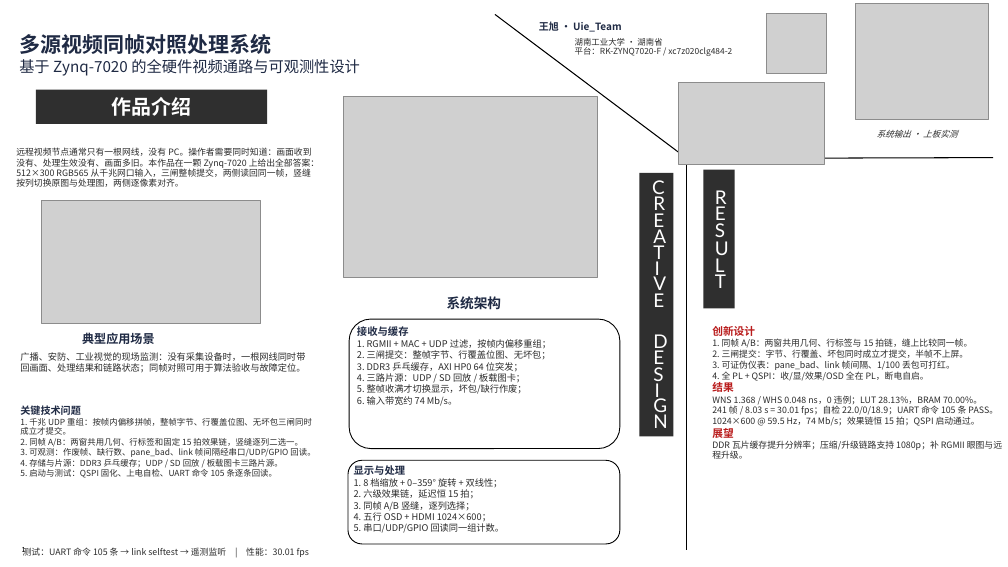
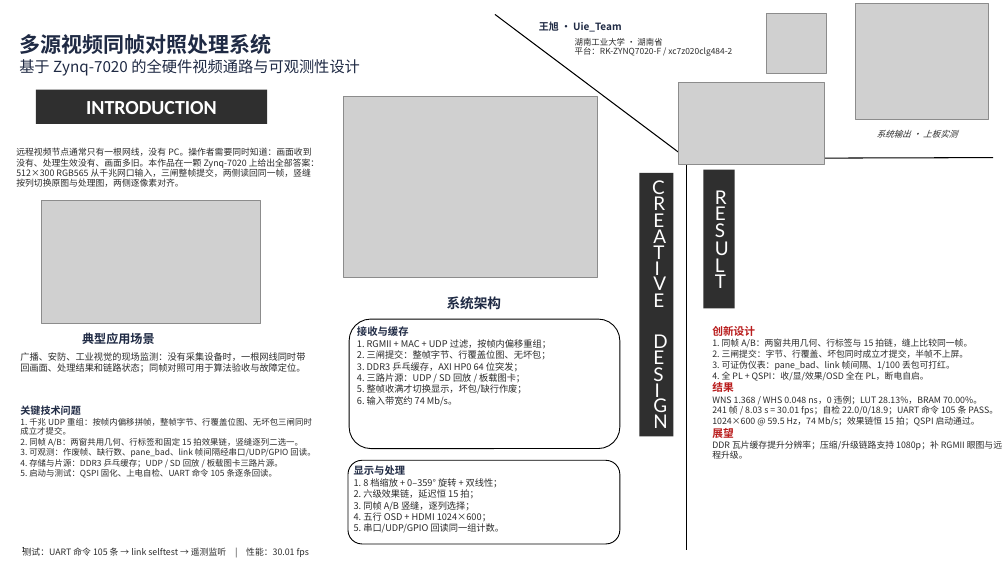
Before and after one commit to Uie-v-uiE/Video_Processing, a slide deck: slide 1 of posters/poster_cn_editable.pptx. Drawn at 1008x567 pixels with LibreOffice and Linux fonts; fonts in the diff are those of the drawing; grey boxes stand for pictures; background and template pictures are left out. Boxes give left, top, right and bottom in pixels: in the first picture for what was removed or moved away, otherwise in the second. Text is boxed around its words. In the diff, an @@ line names an element or a change of style, - is before the commit and + after.

Commit message:
poster CN: use original English INTRODUCTION label

```diff
--- a/posters/poster_cn_editable.pptx
+++ b/posters/poster_cn_editable.pptx
@@ title at bbox=[86, 101, 217, 114]: text changed; font Noto Sans CJK SC to Calibri @@
-作品介绍
+INTRODUCTION
```
Also in this commit, not shown: 4 other files.
